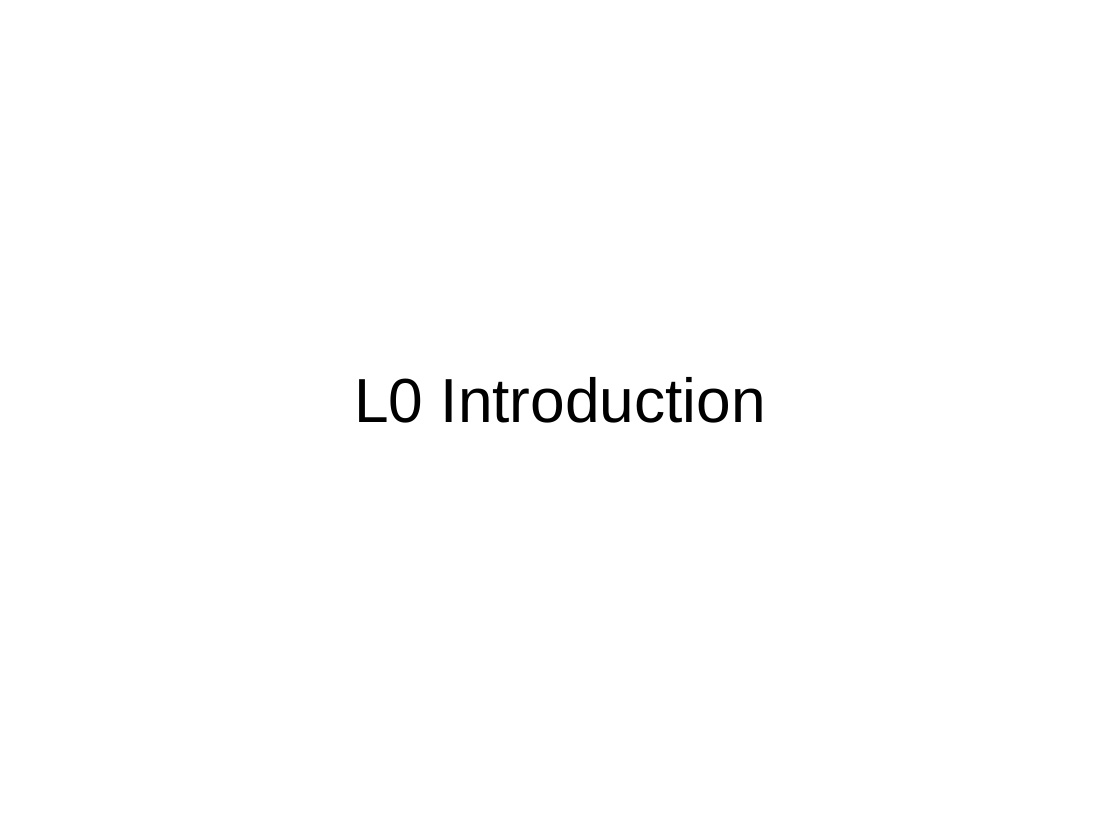
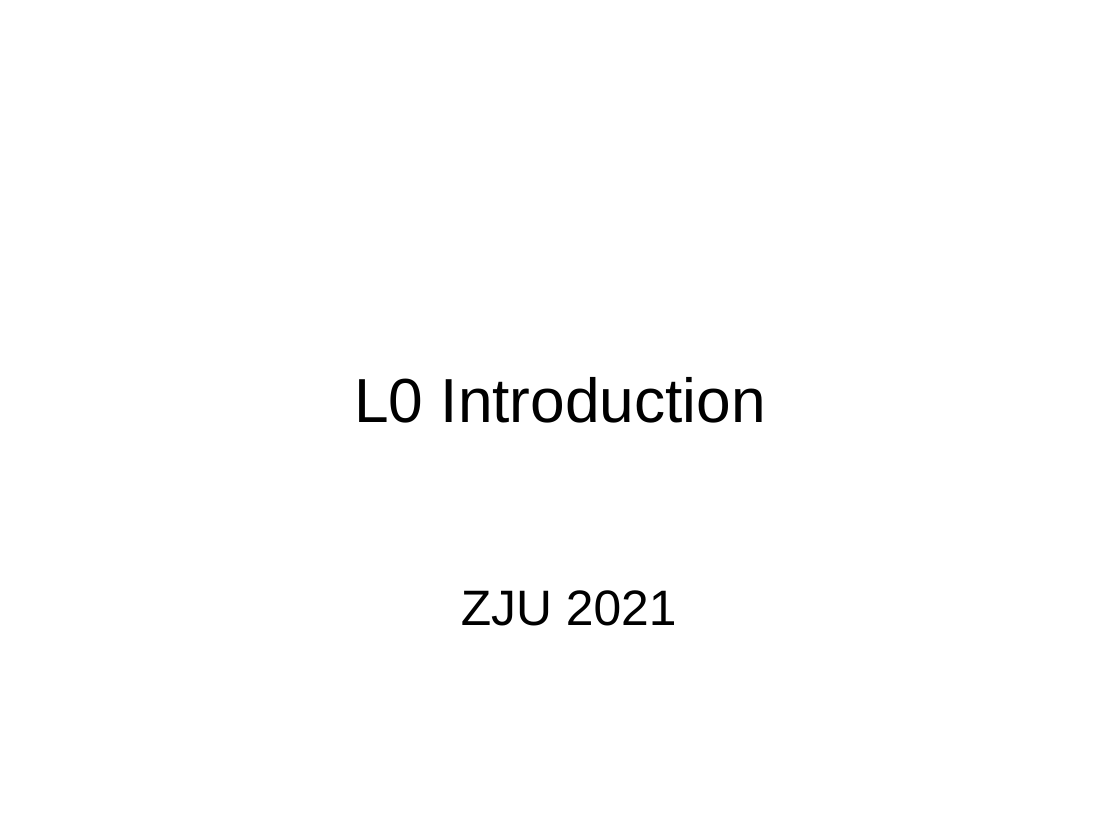
Before and after one commit to gulaoshi/gu.github.io, a slide deck: slide 1 of InfoSec/PPTs/L0-Introduction.pptx. Drawn at 1120x840 pixels with LibreOffice and Linux fonts; fonts in the diff are those of the drawing. Boxes give left, top, right and bottom in pixels: in the first picture for what was removed or moved away, otherwise in the second. Text is boxed around its words. In the diff, an @@ line names an element or a change of style, - is before the commit and + after.

```diff
--- a/InfoSec/PPTs/L0-Introduction.pptx
+++ b/InfoSec/PPTs/L0-Introduction.pptx
@@ text added at (461,590,677,626), 32 pt, text #000000 @@
+ZJU 2021
```
Also in this commit, not shown: 3 other slides changed, 1 slide removed, 15 other files.
